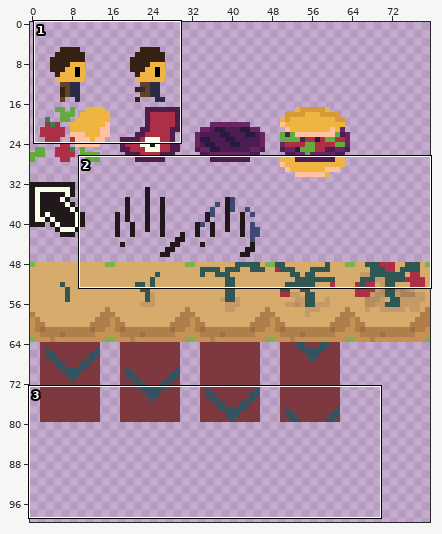
File history of a sprite sheet, res/chars.png. The picture above shows the old version from afar; the outline marks the close-up.
Close-up. First the earlier version:
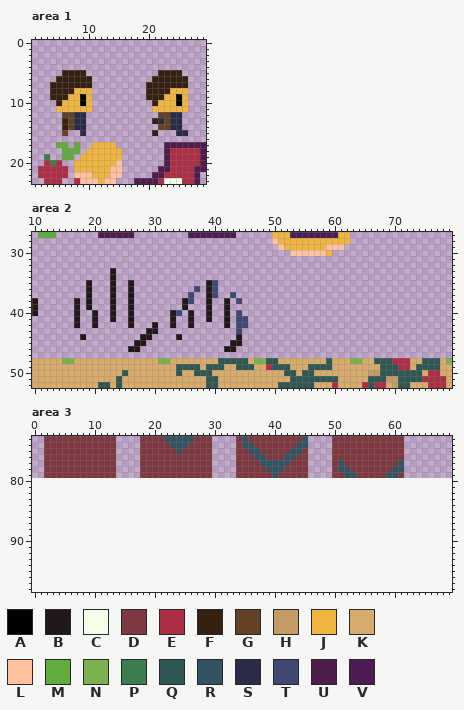
The file is 80x80 pixels. Colours within 5 levels of each other are drawn and written as one. Shown: area 1: x 1..29, y 0..23; area 2: x 10..79, y 27..52; area 3: x 0..69, y 73..98. The old version is drawn lined up with the new one, on the new canvas. The wide view leaves out empty margins.
Palette (. is transparent): A #000000  B #21181b  C #f5ffe8  D #7d3840  E #ad2f45  F #342112  G #634026  H #c49b66  J #f0b541  K #d7ab6c  L #ffc2a1  M #63ab3f  N #7bb24e  P #3b7d4f  Q #2f5753  R #32535f  S #2b2b45  T #404973  U #4f1d4c  V #4b1d52
Pixels before, area 1, first column x 2:
 5 ....FFFF............FFFF....
 6 ...FFFFFF..........FFFFFF...
 7 ..FFFFFFF.........FFFFFFF...
 8 ..FFFFJJJ.........FFFFJJJ...
 9 ..FFFJJAJ.........FFFJJAJ...
10 ...FJJJAJ..........FJJJAJ...
11 ...JJJJJJ..........JJJJJJ...
12 ....GGSS............GGSS....
13 ....FGSS...........FSGSS....
14 ....FGSS............GGSS....
15 ....G..S...........F...SS...
16 ............................
17 ...MM.M..JJJJ........UUUUUUU
18 ....MMM.JJJJJJ.......UEEEEEU
19 .P..MM.JJJJJJJ.......UEEEEEU
20 .EPE..JJJJJJJL.......UEEEEEU
21 EEEEE.JJJJJJLL......UUEEEEUU
22 EEEEE.LLLJJJLL.....UUEEEEEU.
23 .EEE..ELLLJLL...UUUUECCCEEU.
Pixels before, area 2, first column x 10:
27 .MMM.......UUUUUU.........VVVVVVVV......JJJVVVVVVVVJJ.................
28 ........................................LJJJJJJJJJJJJ.................
29 .........................................LJJJJJJJLLL..................
30 ...........................................LLLLLLJ....................
31 ......................................................................
32 ......................................................................
33 .............B........................................................
34 .............B........................................................
35 .........B...B..B............BT.......................................
36 .........B...B..B..........T.BT.......................................
37 .........B...B..B.........T..BT..T....................................
38 B......B.B...B..B........BT..B..B.T...................................
39 B......B.B...B..B........B...B..B.....................................
40 B......B..B..B..B......BT.B..B..B.T...................................
41 .......B..B..B..B......B..B..B..B.TT..................................
42 .......B..B.....B...B..B..B.....B.TT..................................
43 ...................BB.............T...................................
44 ........B.........BB....B.........B...................................
45 .................BB..............BB...................................
46 ................BB..............BB....................................
47 ......................................................................
48 KKKKKNNKKKKKKKKKKKKKKNNKKKKKKKKQQQQQKNNQQKKKKKKKKQKKKNNKKQQQEEEKKQQQKN
49 KKKKKKKKKKKKKKKKKKKKKKKKQQQQKQQQKKQQQKKEQQQKKKQQQQKKKKKKKKQQQEEKQQQQKK
50 KKKKKKKKKKKKKKKQKKKKKKKKQKKQQQKKKKKKKKKKKKQQKQQKKKKKKKKKHHQQQQQQQKEEKK
51 KKKKKKKKKKKKKKQKKKKKKKKKKKKKKQQKKKKKKKKKKKKQQQQQQQQKKKKKQQQHHQQQQEEEEK
52 KKKKKKKKKKKQQKQKKKKKKKKKKKKKKQQKKKKKKKKKKQQQQQQKKKEKKKKEQEEKHQQKKKEEEK
Pixels before, area 3, first column x 2:
73 DDDDDDDDDDDD....DDDDRRRRRDDD....DRDDDDDDDDDR....DDDDDDDDDDDD
74 DDDDDDDDDDDD....DDDDDRRRDDDD....DRRDDDDDDDRR....DDDDDDDDDDDD
75 DDDDDDDDDDDD....DDDDDDRDDDDD....DDRRDDDDDRRD....DDDDDDDDDDDD
76 DDDDDDDDDDDD....DDDDDDDDDDDD....DDDRRDDDRRDD....DDDDDDDDDDDD
77 DDDDDDDDDDDD....DDDDDDDDDDDD....DDDDRRRRRDDD....DRDDDDDDDDDR
78 DDDDDDDDDDDD....DDDDDDDDDDDD....DDDDDRRRDDDD....DRRDDDDDDDRR
79 DDDDDDDDDDDD....DDDDDDDDDDDD....DDDDDDRDDDDD....DDRRDDDDDRRD
New version:
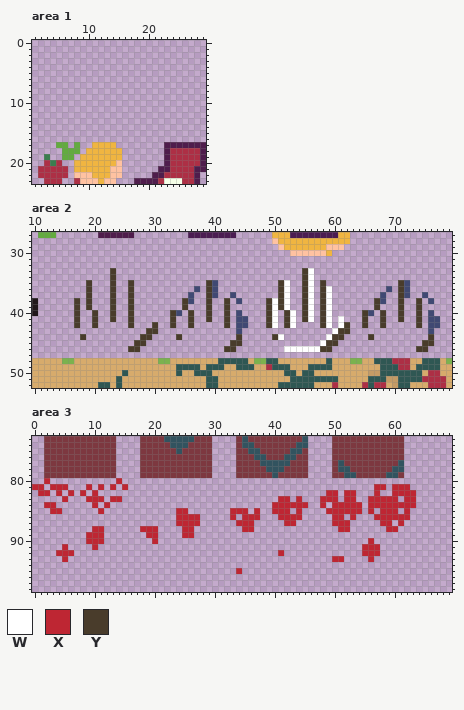
Colours new in this view: W #ffffff  X #be2633  Y #493c2b
Changes in this commit:
canvas 80x80 -> 80x160
Area 1:
y 5: x 6..9 FFFF -> ....; x 22..25 FFFF -> ....
y 6: x 5..10 FFFFFF -> ......; x 21..26 FFFFFF -> ......
y 7: x 4..10 FFFFFFF -> .......; x 20..26 FFFFFFF -> .......
y 8: x 4..10 FFFFJJJ -> .......; x 20..26 FFFFJJJ -> .......
y 9: x 4..10 FFFJJAJ -> .......; x 20..26 FFFJJAJ -> .......
y 10: x 5..10 FJJJAJ -> ......; x 21..26 FJJJAJ -> ......
y 11: x 5..10 JJJJJJ -> ......; x 21..26 JJJJJJ -> ......
y 12: x 6..9 GGSS -> ....; x 22..25 GGSS -> ....
y 13: x 6..9 FGSS -> ....; x 21..25 FSGSS -> .....
y 14: x 6..9 FGSS -> ....; x 22..25 GGSS -> ....
y 15: x 6 G -> .; x 9 S -> .; x 21 F -> .; x 25..26 SS -> ..
Area 2:
y 33..34: x 23 B -> Y; x 55..56 .. -> YW
y 35: x 19 B -> Y; x 23 B -> Y; x 26 B -> Y; x 39 B -> Y; x 51..52 .. -> YW; x 55..56 .. -> YW; x 58 . -> Y; x 71..72 .. -> YT
y 36: x 19 B -> Y; x 23 B -> Y; x 26 B -> Y; x 39 B -> Y; x 51..52 .. -> YW; x 55..56 .. -> YW; x 58..59 .. -> YW; x 69 . -> T; x 71..72 .. -> YT
y 37: x 19 B -> Y; x 23 B -> Y; x 26 B -> Y; x 39 B -> Y; x 51..52 .. -> YW; x 55..56 .. -> YW; x 58..59 .. -> YW; x 68 . -> T; x 71..72 .. -> YT; x 75 . -> T
y 38: x 17 B -> Y; x 19 B -> Y; x 23 B -> Y; x 26 B -> Y; x 35 B -> Y; x 39 B -> Y; x 42 B -> Y; x 49..52 .... -> YWYW; x 55..56 .. -> YW; x 58..59 .. -> YW; x 67..68 .. -> YT; x 71 . -> Y; x 74 . -> Y; x 76 . -> T
y 39: x 17 B -> Y; x 19 B -> Y; x 23 B -> Y; x 26 B -> Y; x 35 B -> Y; x 39 B -> Y; x 42 B -> Y; x 49..52 .... -> YWYW; x 55..56 .. -> YW; x 58..59 .. -> YW; x 67 . -> Y; x 71 . -> Y; x 74 . -> Y
y 40: x 17 B -> Y; x 20 B -> Y; x 23 B -> Y; x 26 B -> Y; x 33 B -> Y; x 36 B -> Y; x 39 B -> Y; x 42 B -> Y; x 49..50 .. -> YW; x 52..53 .. -> YW; x 55..56 .. -> YW; x 58..59 .. -> YW; x 65..66 .. -> YT; x 68 . -> Y; x 71 . -> Y; x 74 . -> Y; x 76 . -> T
y 41: x 17 B -> Y; x 20 B -> Y; x 23 B -> Y; x 26 B -> Y; x 33 B -> Y; x 36 B -> Y; x 39 B -> Y; x 42 B -> Y; x 49..50 .. -> YW; x 52..53 .. -> YW; x 55..56 .. -> YW; x 58..59 .. -> YW; x 61 . -> W; x 65 . -> Y; x 68 . -> Y; x 71 . -> Y; x 74 . -> Y; x 76..77 .. -> TT
y 42: x 17 B -> Y; x 20 B -> Y; x 26 B -> Y; x 30 B -> Y; x 33 B -> Y; x 36 B -> Y; x 42 B -> Y; x 49..50 .. -> YW; x 52..53 .. -> YW; x 58..59 .. -> YW; x 61..62 .. -> WY; x 65 . -> Y; x 68 . -> Y; x 74 . -> Y; x 76..77 .. -> TT
y 43: x 29..30 BB -> YY; x 60..62 ... -> WYY; x 76 . -> T
y 44: x 18 B -> Y; x 28..29 BB -> YY; x 34 B -> Y; x 44 B -> Y; x 50..51 .. -> YW; x 59..61 ... -> WYY; x 66 . -> Y; x 76 . -> Y
y 45: x 27..28 BB -> YY; x 43..44 BB -> YY; x 58..60 ... -> WYY; x 75..76 .. -> YY
y 46: x 26..27 BB -> YY; x 42..43 BB -> YY; x 52..59 ........ -> WWWWWWYY; x 74..75 .. -> YY
Area 3:
y 80: x 2 . -> X; x 14 . -> X
y 81: x 0..1 .. -> XX; x 3..5 ... -> XXX; x 9 . -> X; x 11 . -> X; x 13 . -> X; x 15 . -> X; x 57..58 .. -> XX; x 60..62 ... -> XXX
y 82: x 1..2 .. -> XX; x 4 . -> X; x 6 . -> X; x 8 . -> X; x 10 . -> X; x 49..50 .. -> XX; x 52..53 .. -> XX; x 57 . -> X; x 60..63 .... -> XXXX
y 83: x 5 . -> X; x 9..11 ... -> XXX; x 13..14 .. -> XX; x 41..42 .. -> XX; x 44 . -> X; x 48..50 ... -> XXX; x 52..53 .. -> XX; x 56..60 ..... -> XXXXX; x 62..63 .. -> XX
y 84: x 2..3 .. -> XX; x 10 . -> X; x 12 . -> X; x 40..45 ...... -> XXXXXX; x 48 . -> X; x 50..54 ..... -> XXXXX; x 56..63 ........ -> XXXXXXXX
y 85: x 3..4 .. -> XX; x 11 . -> X; x 24..25 .. -> XX; x 33..35 ... -> XXX; x 37 . -> X; x 40..42 ... -> XXX; x 44 . -> X; x 49..54 ...... -> XXXXXX; x 56 . -> X; x 58..60 ... -> XXX; x 62 . -> X
y 86: x 24..27 .... -> XXXX; x 33 . -> X; x 35..37 ... -> XXX; x 41..44 .... -> XXXX; x 50..51 .. -> XX; x 53 . -> X; x 57..62 ...... -> XXXXXX
y 87: x 24..27 .... -> XXXX; x 34..36 ... -> XXX; x 42..43 .. -> XX; x 50..52 ... -> XXX; x 58..59 .. -> XX; x 61 . -> X
y 88: x 10..11 .. -> XX; x 18..20 ... -> XXX; x 25..26 .. -> XX; x 35..36 .. -> XX; x 51..52 .. -> XX; x 59..60 .. -> XX
y 89: x 9..11 ... -> XXX; x 19..20 .. -> XX; x 25..26 .. -> XX
y 90: x 9..11 ... -> XXX; x 20 . -> X; x 56 . -> X
y 91: x 5 . -> X; x 10 . -> X; x 55..57 ... -> XXX
y 92: x 4..6 ... -> XXX; x 41 . -> X; x 55..57 ... -> XXX
y 93: x 5 . -> X; x 50..51 .. -> XX; x 56 . -> X
y 95: x 34 . -> X
